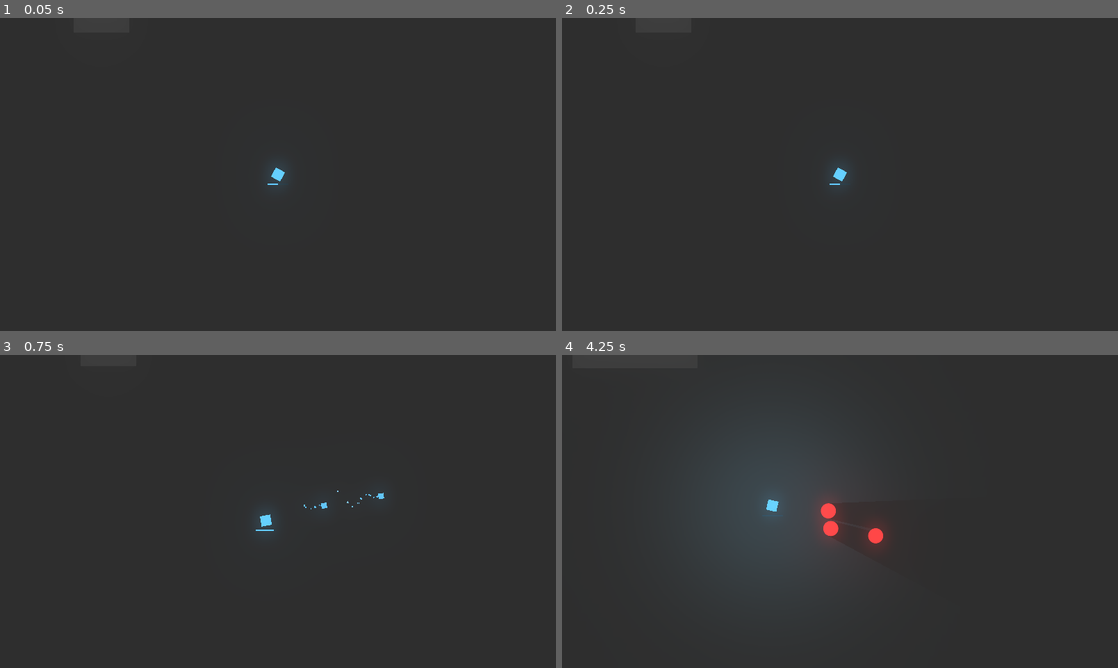
Above: before the commit, frames 1-4 (two rows, left to right).
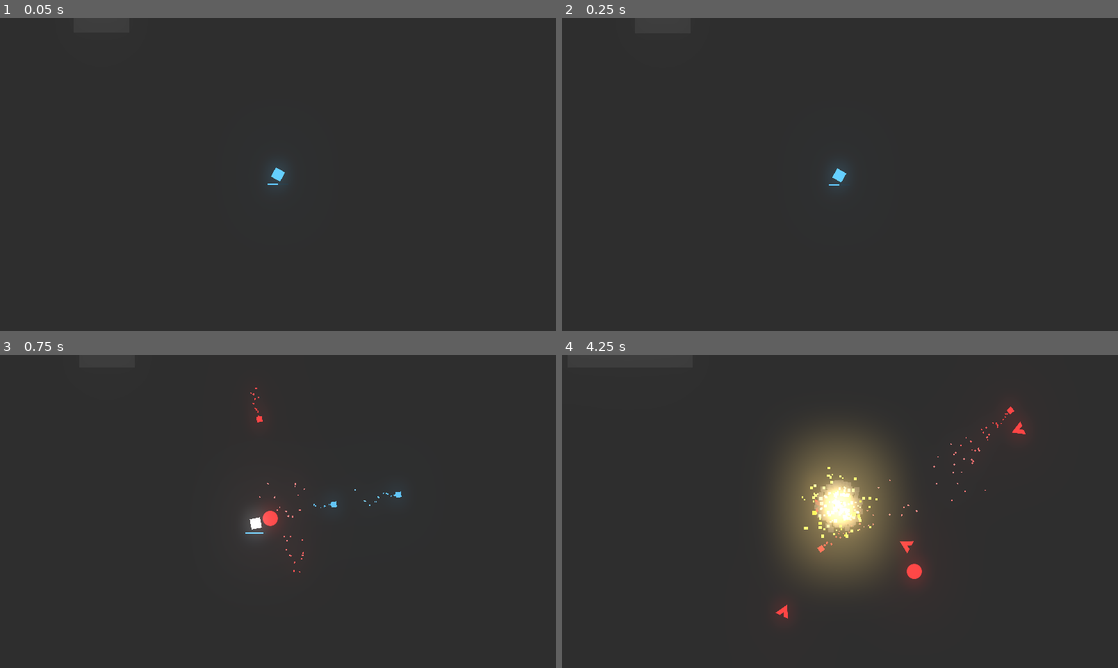
Above: after the commit, the same moments.

Repository: Talamander/unexpected-jam
Game: Godot game, scene res://Level/Arena.tscn
Two runs of this game, one before a commit and one after it. Both use one fixed random seed, a clock stepped at 60 frames per second and the inputs below. Sound files missing from this copy of the repository are replaced by a short silence.
Inputs (mouse positions are in pixels of both pictures, inside the frame that each line leads up to):
- Up to frame 1 (0.05 s): no input
- Up to frame 2 (0.25 s): no input
- Up to frame 3 (0.75 s): move the mouse to (400, 495) at 0.52 s; press the mouse at (400, 495) at 0.53 s; hold Right (ui_right) from 0.53 s (still down)
- Up to frame 4 (4.25 s): move the mouse to (728, 527) at 1.27 s; release Right (ui_right) at 1.28 s; release the mouse at (728, 527) at 1.28 s; hold Down (ui_down) 1.28-2.03 s; click (728, 527) at 1.35 s; move the mouse to (895, 442) at 2.02 s; press the mouse at (895, 442) at 2.03 s; hold Right (ui_right) 2.03-2.78 s; tap L (toggle_lights) at 2.1 s; move the mouse to (812, 574) at 2.77 s; release the mouse at (812, 574) at 2.78 s; hold Up (ui_up) 2.78-3.53 s; click (812, 574) at 2.85 s; move the mouse to (1006, 558) at 3.52 s; press the mouse at (1006, 558) at 3.53 s; hold Left (ui_left) from 3.53 s (still down)

Frame 1 is identical in both runs. In frame 2, less than 0.1% of the frame differs, in the area x 48-52%, y 47-54%; in frame 3, 0.6%; in frame 4, 10%, in the area x 28-84%, y 16-85%.

Commit message:
Shooting Enemy
This gets crazy with a lot of them

Diff:
--- a/Enemies/BasicEnemy.gd
+++ b/Enemies/BasicEnemy.gd
@@ -1,20 +1,12 @@
 extends "res://ParentClasses/Enemy.gd"
 
-export var speed = 425
-export var acceleration = 4000
+
+var enemyColor = "ff3b3b"
 
 
 func _physics_process(delta):
 	if Global.player != null:
 		chase_player(delta, rotation)
-
-func chase_player(delta, value):
-	var direction = (Global.player.global_position - global_position).normalized()
-	motion += direction * acceleration * delta
-	motion = motion.clamped(speed)
-	motion = move_and_slide(motion)
-
-	rotation = direction.angle()
 
 
 
@@ -38,6 +30,10 @@
 
 #This function exists in Enemy parent class, but I decided to also put it here so enemies can be unique
 func _on_StunTimer_timeout():
-	enemySprite.modulate = Color("ff3b3b")
+	enemySprite.modulate = Color(enemyColor)
 	#currently not doing anything with this stun variable, but it may come in handy
 	stun = false
+
+
+func _on_FireRate_timeout():
+	pass # Replace with function body.
--- /dev/null
+++ b/Enemies/EnemyBullet.tscn
@@ -0,0 +1,58 @@
+[gd_scene load_steps=7 format=2]
+
+[ext_resource path="res://Enemies/enemyBullet.tres" type="Texture" id=1]
+[ext_resource path="res://Player/PlayerBullet.gd" type="Script" id=2]
+[ext_resource path="res://HitboxesAndHurtboxes/Hitbox.tscn" type="PackedScene" id=3]
+[ext_resource path="res://Player/Square.png" type="Texture" id=4]
+
+[sub_resource type="RectangleShape2D" id=1]
+extents = Vector2( 7.5, 7.5 )
+
+[sub_resource type="ParticlesMaterial" id=2]
+flag_disable_z = true
+spread = 13.97
+gravity = Vector3( 0, 0, 0 )
+initial_velocity = 413.79
+initial_velocity_random = 0.57
+orbit_velocity = 0.0
+orbit_velocity_random = 0.0
+linear_accel = 100.0
+linear_accel_random = 0.22
+scale = 5.0
+scale_random = 0.5
+color_ramp = ExtResource( 1 )
+
+[node name="EnemyBullet" type="Node2D"]
+scale = Vector2( 0.4, 0.4 )
+script = ExtResource( 2 )
+speed = 650
+
+[node name="Sprite" type="Sprite" parent="."]
+modulate = Color( 1, 0.231373, 0.231373, 1 )
+texture = ExtResource( 4 )
+
+[node name="VisibilityNotifier2D" type="VisibilityNotifier2D" parent="."]
+visible = false
+
+[node name="AnimationPlayer" type="AnimationPlayer" parent="."]
+
+[node name="Hitbox" parent="." instance=ExtResource( 3 )]
+collision_mask = 22
+
+[node name="CollisionShape2D" parent="Hitbox" index="0"]
+shape = SubResource( 1 )
+
+[node name="ParticleTrail" type="Particles2D" parent="."]
+show_behind_parent = true
+rotation = -3.14159
+amount = 40
+speed_scale = 1.76
+process_material = SubResource( 2 )
+
+[node name="ParticleTrailTimer" type="Timer" parent="."]
+wait_time = 3.0
+one_shot = true
+[connection signal="area_entered" from="Hitbox" to="." method="_on_Hitbox_area_entered"]
+[connection signal="body_entered" from="Hitbox" to="." method="_on_Hitbox_body_entered"]
+
+[editable path="Hitbox"]
--- /dev/null
+++ b/Enemies/ShootingEnemy.gd
@@ -0,0 +1,62 @@
+extends "res://ParentClasses/Enemy.gd"
+
+var enemyBullet = preload("res://Enemies/EnemyBullet.tscn")
+var enemyColor = "ff3b3b"
+
+onready var muzzle = $muzzle
+onready var fireRate = $FireRate
+
+export(int) var chaseLength = 230
+export(int) var shootingDistance = 250
+
+
+func _physics_process(delta):
+	if Global.player != null:
+		chase_player(delta, rotation)
+		if check_the_distance() < shootingDistance:
+			if fireRate.time_left == 0:
+				fire_bullet()
+
+func chase_player(delta, value):
+	var direction = (Global.player.global_position - global_position).normalized()
+	if check_the_distance() > chaseLength:
+		motion += direction * acceleration * delta
+		motion = motion.clamped(speed)
+		motion = move_and_slide(motion)
+
+	rotation = direction.angle()
+
+func fire_bullet():
+	#Instances the enemyBullet scene via the Global.gd singleton.
+	var bullet = Global.instance_scene_on_main(enemyBullet, muzzle.global_position)
+
+	#This code is a copy of the look_rotation function, couldn't figure out a way to cleanly call in the func.
+	#This works for setting the bullets rotation and particle rotations though
+
+	bullet.set_rotation(global_rotation)
+	bullet.velocity = Vector2.RIGHT.rotated(self.rotation) * bullet.speed
+	#Adds a little kick, tweak the number to change intensity
+	#motion -= bullet.velocity * .1
+	fireRate.start()
+
+
+func _on_Hurtbox_hit(damage):
+	stats.health -= damage
+	enemySprite.modulate = Color.white
+	stunTimer.start()
+	#Adds knockback on hit
+	motion -= motion * 4
+	#currently not doing anything with this stun variable, but it may come in handy
+	stun = true
+	hit_effect()
+
+#This function exists in Enemy parent class, but I decided to also put it here so enemies can be unique
+func _on_StunTimer_timeout():
+	enemySprite.modulate = Color(enemyColor)
+	#currently not doing anything with this stun variable, but it may come in handy
+	stun = false
+
+
+func _on_EnemyStats_enemy_died():
+	death_effect()
+	queue_free()
--- /dev/null
+++ b/Enemies/ShootingEnemy.tscn
@@ -0,0 +1,88 @@
+[gd_scene load_steps=8 format=2]
+
+[ext_resource path="res://HitboxesAndHurtboxes/Hurtbox.tscn" type="PackedScene" id=1]
+[ext_resource path="res://Enemies/ShootingEnemy.png" type="Texture" id=2]
+[ext_resource path="res://Enemies/ShootingEnemy.gd" type="Script" id=3]
+[ext_resource path="res://ParentClasses/EnemyStats.tscn" type="PackedScene" id=4]
+[ext_resource path="res://HitboxesAndHurtboxes/Hitbox.tscn" type="PackedScene" id=5]
+[ext_resource path="res://Enemies/EnemyCollider.tres" type="Shape2D" id=6]
+
+[sub_resource type="OccluderPolygon2D" id=1]
+polygon = PoolVector2Array( -41.5181, -54.3765, 50.9642, -0.520458, -41.9595, 53.1149 )
+
+[node name="ShootingEnemy" type="KinematicBody2D" groups=[
+"Enemy",
+]]
+collision_layer = 2147483664
+collision_mask = 19
+script = ExtResource( 3 )
+speed = 440
+
+[node name="Sprite" type="Sprite" parent="."]
+modulate = Color( 1, 0.231373, 0.231373, 1 )
+rotation = 1.57079
+scale = Vector2( 0.15, 0.15 )
+texture = ExtResource( 2 )
+
+[node name="CollisionPolygon2D" type="CollisionPolygon2D" parent="."]
+rotation = -0.350446
+polygon = PoolVector2Array( 7.276, 2.592, -3.073, -9.785, -8.607, 5.268 )
+
+[node name="CollisionShape2D" type="CollisionShape2D" parent="." groups=[
+"Enemy",
+]]
+visible = false
+position = Vector2( 0.0496063, 0.248032 )
+rotation = 0.00792529
+shape = ExtResource( 6 )
+disabled = true
+
+[node name="AnimationPlayer" type="AnimationPlayer" parent="."]
+
+[node name="EnemyStats" parent="." instance=ExtResource( 4 )]
+max_health = 2
+
+[node name="Hitbox" parent="." instance=ExtResource( 5 )]
+visible = false
+collision_mask = 2147483652
+
+[node name="CollisionShape2D" parent="Hitbox" index="0"]
+position = Vector2( 0.111488, 0.371627 )
+shape = ExtResource( 6 )
+
+[node name="Hurtbox" parent="." instance=ExtResource( 1 )]
+visible = false
+collision_layer = 8
+
+[node name="CollisionShape2D" parent="Hurtbox" index="0"]
+position = Vector2( 0.0625, 0.375 )
+shape = ExtResource( 6 )
+
+[node name="StunTimer" type="Timer" parent="." groups=[
+"Enemy",
+]]
+wait_time = 0.1
+one_shot = true
+
+[node name="LightOccluder2D" type="LightOccluder2D" parent="."]
+scale = Vector2( 0.15, 0.15 )
+occluder = SubResource( 1 )
+
+[node name="RayCast2D" type="RayCast2D" parent="."]
+visible = false
+rotation = -1.57079
+
+[node name="FireRate" type="Timer" parent="."]
+wait_time = 0.35
+one_shot = true
+
+[node name="muzzle" type="Position2D" parent="."]
+position = Vector2( 11.9963, 0 )
+[connection signal="enemy_died" from="EnemyStats" to="." method="_on_EnemyStats_enemy_died"]
+[connection signal="hit" from="Hurtbox" to="." method="_on_Hurtbox_hit"]
+[connection signal="timeout" from="StunTimer" to="." method="_on_StunTimer_timeout"]
+[connection signal="timeout" from="FireRate" to="." method="_on_FireRate_timeout"]
+
+[editable path="Hitbox"]
+
+[editable path="Hurtbox"]
--- /dev/null
+++ b/Enemies/enemyBullet.tres
@@ -0,0 +1,8 @@
+[gd_resource type="GradientTexture" load_steps=2 format=2]
+
+[sub_resource type="Gradient" id=1]
+offsets = PoolRealArray( 0.118519, 0.785185 )
+colors = PoolColorArray( 1, 0.231373, 0.231373, 1, 0.921569, 0.517647, 0.517647, 1 )
+
+[resource]
+gradient = SubResource( 1 )
--- a/Level/Arena.gd
+++ b/Level/Arena.gd
@@ -1,6 +1,6 @@
 extends Node2D
 
-var basicEnemy = preload("res://Enemies/BasicEnemy.tscn")
+var basicEnemy = preload("res://Enemies/ShootingEnemy.tscn")
 var instancetimer = null
 var instancetimerlength = 3
 var instanceEffect = ["Explosive Modifier", "Teleporting Enemies", "Dashing Enemies", "Shotgun Enemies",
--- a/Level/Arena.tscn
+++ b/Level/Arena.tscn
@@ -6,6 +6,8 @@
 [ext_resource path="res://Level/Camera2D.tscn" type="PackedScene" id=4]
 [ext_resource path="res://Player/Square.png" type="Texture" id=5]
 [ext_resource path="res://Level/TileMap.tscn" type="PackedScene" id=6]
+[ext_resource path="res://Enemies/ShootingEnemy.tscn" type="PackedScene" id=7]
+[ext_resource path="res://Enemies/BasicEnemy.tscn" type="PackedScene" id=8]
 
 [sub_resource type="Environment" id=1]
 background_mode = 4
@@ -61,6 +63,12 @@
 [node name="WeaponHeatUIRT" parent="." instance=ExtResource( 3 )]
 position = Vector2( 299.546, 275.37 )
 scale = Vector2( 1.5, 1.5 )
+
+[node name="BasicEnemy" parent="." instance=ExtResource( 7 )]
+position = Vector2( 225, -55 )
+
+[node name="BasicEnemy2" parent="." instance=ExtResource( 8 )]
+position = Vector2( 379, -7 )
 [connection signal="timeout" from="EnemySpawnTimer" to="." method="_on_EnemySpawnTimer_timeout"]
 
 [editable path="Player"]
--- a/ParentClasses/Enemy.gd
+++ b/ParentClasses/Enemy.gd
@@ -10,6 +10,28 @@
 onready var stats = $EnemyStats
 onready var enemySprite = $Sprite
 onready var stunTimer = $StunTimer
+
+
+export var speed = 425
+export var acceleration = 4000
+
+
+
+
+func check_the_distance():
+	var distance = self.position.distance_to(Global.player.position)
+	print (distance)
+	return distance
+
+func chase_player(delta, value):
+	var direction = (Global.player.global_position - global_position).normalized()
+	#if check_the_distance() > chaseLength:
+	motion += direction * acceleration * delta
+	motion = motion.clamped(speed)
+	motion = move_and_slide(motion)
+
+	rotation = direction.angle()
+
 
 func _on_Hurtbox_hit(damage):
 	stats.health -= damage
--- a/Player/Player.gd
+++ b/Player/Player.gd
@@ -12,6 +12,7 @@
 onready var stunTimer = $StunTimer
 onready var dashTimer = $DashTimer
 onready var light = $Light2D
+onready var muzzle = $Muzzle
 
 var playerColor = "57b4e2"
 
@@ -163,7 +164,7 @@
 
 func fire_bullet():
 	#Instances the playerBullet scene via the Global.gd singleton.
-	var bullet = Global.instance_scene_on_main(playerBullet, playerSprite.global_position)
+	var bullet = Global.instance_scene_on_main(playerBullet, muzzle.global_position)
 
 	#This code is a copy of the look_rotation function, couldn't figure out a way to cleanly call in the func.
 	#This works for setting the bullets rotation and particle rotations though
--- a/Player/Player.tscn
+++ b/Player/Player.tscn
@@ -68,6 +68,9 @@
 
 [node name="RayCast2D" type="RayCast2D" parent="."]
 rotation = -1.57079
+
+[node name="Muzzle" type="Position2D" parent="."]
+position = Vector2( 8, 0 )
 [connection signal="timeout" from="DashTimer" to="." method="_on_DashTimer_timeout"]
 [connection signal="timeout" from="StunTimer" to="." method="_on_StunTimer_timeout"]
 [connection signal="body_entered" from="Hurtbox" to="." method="_on_Hurtbox_body_entered"]
--- a/Player/PlayerBullet.gd
+++ b/Player/PlayerBullet.gd
@@ -8,7 +8,7 @@
 
 
 #Bullet speed
-export var speed = 550
+export var speed = 600
 
 func _ready():
 	SoundFx.play("Bullet", rand_range(0.5, 0.9), -2)
--- a/Player/PlayerBullet.tscn
+++ b/Player/PlayerBullet.tscn
@@ -1,20 +1,14 @@
-[gd_scene load_steps=8 format=2]
+[gd_scene load_steps=7 format=2]
 
 [ext_resource path="res://Player/Square.png" type="Texture" id=1]
 [ext_resource path="res://ParentClasses/Projectile.tscn" type="PackedScene" id=2]
 [ext_resource path="res://Player/PlayerBullet.gd" type="Script" id=3]
+[ext_resource path="res://Player/playerbullet.tres" type="Texture" id=4]
 
 [sub_resource type="RectangleShape2D" id=1]
 extents = Vector2( 7.5, 7.5 )
 
-[sub_resource type="Gradient" id=2]
-offsets = PoolRealArray( 0.125926, 0.785185 )
-colors = PoolColorArray( 0.341176, 0.705882, 0.886275, 1, 0.875462, 0.92898, 0.987305, 1 )
-
-[sub_resource type="GradientTexture" id=3]
-gradient = SubResource( 2 )
-
-[sub_resource type="ParticlesMaterial" id=4]
+[sub_resource type="ParticlesMaterial" id=2]
 flag_disable_z = true
 spread = 13.97
 gravity = Vector3( 0, 0, 0 )
@@ -26,7 +20,7 @@
 linear_accel_random = 0.22
 scale = 5.0
 scale_random = 0.5
-color_ramp = SubResource( 3 )
+color_ramp = ExtResource( 4 )
 
 [node name="PlayerBullet" instance=ExtResource( 2 )]
 scale = Vector2( 0.4, 0.4 )
@@ -50,7 +44,7 @@
 rotation = -3.14159
 amount = 40
 speed_scale = 1.76
-process_material = SubResource( 4 )
+process_material = SubResource( 2 )
 
 [node name="ParticleTrailTimer" type="Timer" parent="." index="5"]
 wait_time = 3.0
--- /dev/null
+++ b/Player/playerbullet.tres
@@ -0,0 +1,8 @@
+[gd_resource type="GradientTexture" load_steps=2 format=2]
+
+[sub_resource type="Gradient" id=1]
+offsets = PoolRealArray( 0.118519, 0.785185 )
+colors = PoolColorArray( 0.341176, 0.705882, 0.886275, 1, 0.705882, 0.862745, 0.937255, 1 )
+
+[resource]
+gradient = SubResource( 1 )
Binary file added: Enemies/ShootingEnemy.png
Not shown, added: Enemies/ShootingEnemy.png.import
Not shown: 1 places in Level/Arena.tscn that only renumber resources
Not shown: 2 places in Player/Player.tscn that only renumber resources
